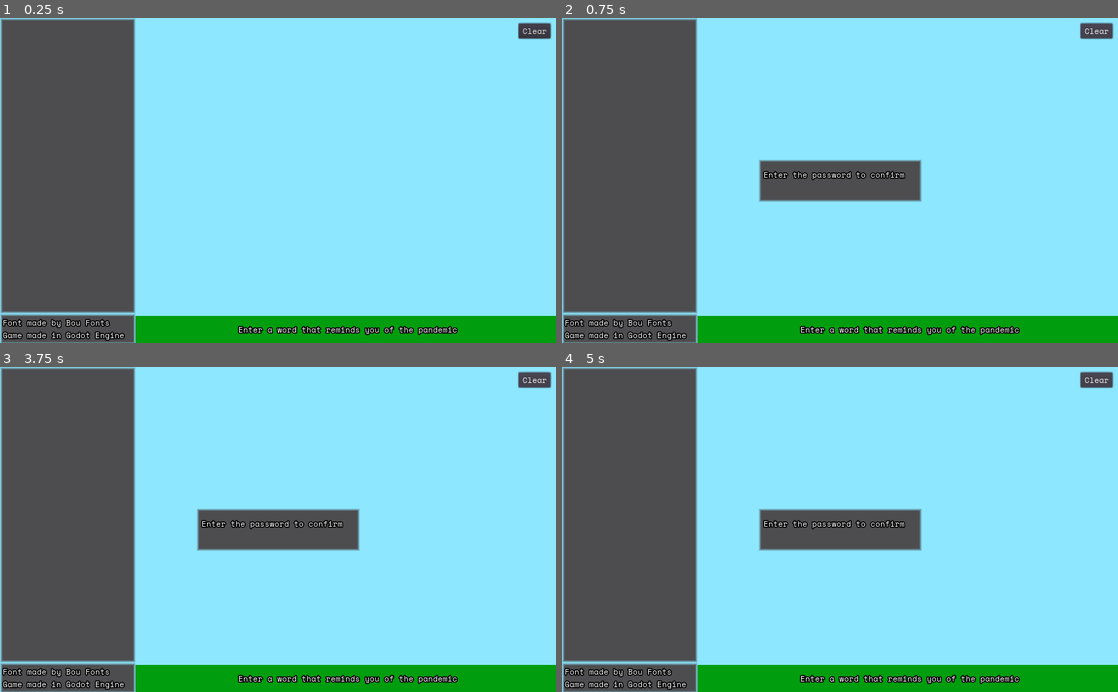
Above: before the commit, frames 1-4 (two rows, left to right).
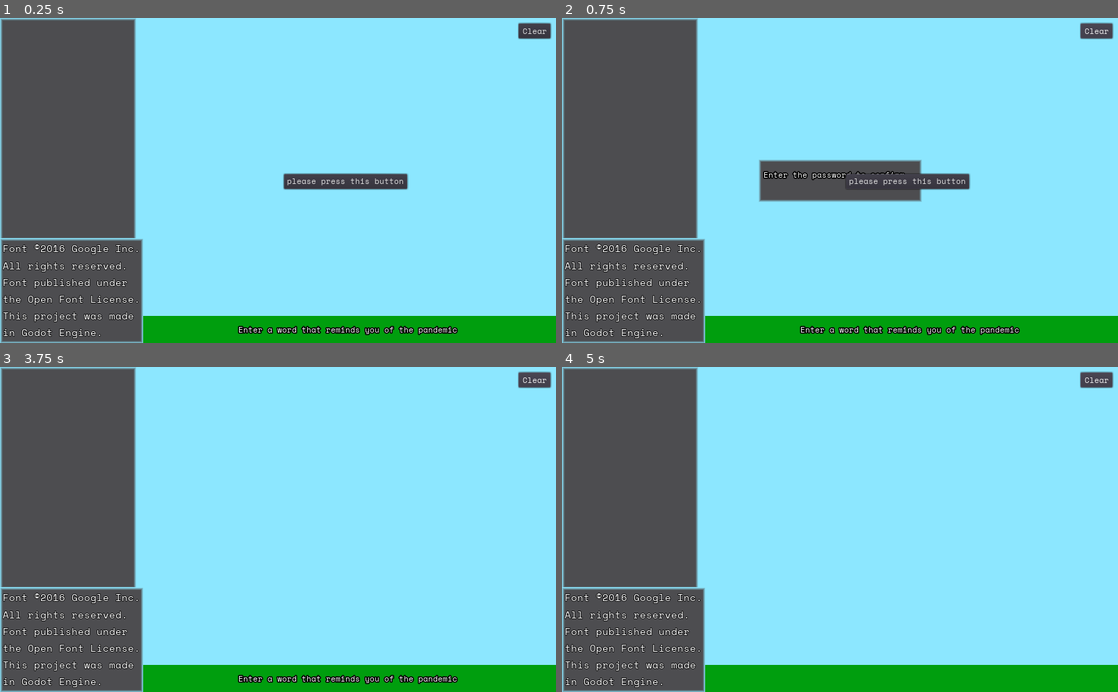
Above: after the commit, the same moments.

Repository: the-alex-g/CornerstoneCompo2022
Game: Godot game, scene res://Main.tscn
The game is run twice, just before and just after one commit, with the same random seed, the same clock (stepped at 60 frames per second) and the same inputs.
Inputs (mouse positions are in pixels of both pictures, inside the frame that each line leads up to):
- Up to frame 1 (0.25 s): no input
- Up to frame 2 (0.75 s): click "Clear" at 0.5 s
- Up to frame 3 (3.75 s): click (344, 529) at 1.25 s, where only the run after the commit has a clickable "please press this button"; click "Clear" at 2 s; click "Clear" at 2.75 s; tap Enter at 3.5 s
- Up to frame 4 (5 s): tap Space at 4.25 s

The runs differ from the first frame. In frame 1, 4.8% of the frame differs, in the area x 0-74%, y 0-100%; in frame 2, 4.3%; in frame 3, 7.4%; in frame 4, 8.1%, in the area x 0-83%, y 0-100%.

Commit message:
Everything else
Update license stuff
add Shift key to capitalize
Probably some other stuff too

Diff:
--- a/project/Main.gd
+++ b/project/Main.gd
@@ -3,7 +3,8 @@
 const SCANCODE_ALPHABET := {32:" ", 65:"a", 66:"b", 67:"c", 68:"d", 69:"e", 70:"f", 71:"g", 72:"h", 73:"i", 74:"j", 75:"k", 76:"l", 77:"m", 78:"n", 79:"o", 80:"p", 81:"q", 82:"r", 83:"s", 84:"t", 85:"u", 86:"v", 87:"w", 88:"x", 89:"y", 90:"z"}
 const ENTER := 16777221
 const BACKSPACE := 16777220
-const SPACES_PER_CHAR := "  "
+const SHIFT := 16777237
+const SPACES_PER_CHAR := " "
 const TIME_PER_CHAR := 0.3
 const PASSWORD := "gforce"
 const MESSAGE := "Enter a word that reminds you of the pandemic"
@@ -20,6 +21,7 @@
 var _background_sequence := []
 var _password_mode := false
 var _password := ""
+var _shift_down := false
 
 onready var _text_display = $TextDisplay as Label
 onready var _word_list = $WordList as RichTextLabel
@@ -59,10 +61,12 @@
 
 func _input(event:InputEvent)->void:
 	if event is InputEventKey:
+		var scancode = event.scancode
 		if event.is_pressed():
-			var scancode = event.scancode
 			if SCANCODE_ALPHABET.keys().has(scancode):
-				var letter = SCANCODE_ALPHABET[scancode] as String
+				var letter : String = SCANCODE_ALPHABET[scancode]
+				if _shift_down:
+					letter = letter.capitalize()
 				if _password_mode:
 					_password += letter
 					_password_field.text = _password
@@ -77,7 +81,6 @@
 				if _password_mode:
 					_password.erase(_password.length() - 1, 1)
 					_password_field.text = _password
-					print(_password)
 				else:
 					_word_being_typed.erase(_word_being_typed.length() - 1, 1)
 					if _word_being_typed.length() > 0:
@@ -85,12 +88,21 @@
 					else:
 						_text_display.text = MESSAGE
 
+			if scancode == SHIFT:
+				_shift_down = true
+
+		else:
+			if scancode == SHIFT:
+				_shift_down = false
+
 
 func _submit_word()->void:
 	if _password_mode:
-		if _password == PASSWORD:
+		if _password.to_lower() == PASSWORD:
 			_clear()
 			_password_button.focus_mode = Control.FOCUS_CLICK
+		else:
+			_hide_password()
 	else:
 		if _clear_timer.is_stopped() and not _is_clearing:
 			_clear_timer.start()
@@ -108,15 +120,23 @@
 
 
 func _clear()->void:
+	_character_index = 0
+	_character_counter = 0
+	_clear_timer.stop()
+	_word_list.text = ""
+	_scrolling_array.empty()
+	_all_words = ""
+	_words_entered.clear()
+	_foreground.text = ""
+	_background.text = ""
+	_midground.text = ""
+	_hide_password()
+
+
+func _hide_password()->void:
 	_popup.visible = false
 	_password = ""
 	_password_field.text = ""
-	_word_list.text = ""
-	_scrolling_array.empty()
-	_all_words = ""
-	_foreground.text = ""
-	_background.text = ""
-	_midground.text = ""
 	_password_mode = false
 
 
@@ -205,3 +225,7 @@
 	_popup.visible = true
 	_password_mode = true
 	_password_button.focus_mode = Control.FOCUS_NONE
+
+
+func _on_SplashButton_pressed()->void:
+	$SplashButton.hide()
--- a/project/Main.tscn
+++ b/project/Main.tscn
@@ -1,8 +1,9 @@
-[gd_scene load_steps=4 format=2]
+[gd_scene load_steps=5 format=2]
 
 [ext_resource path="res://Main.gd" type="Script" id=1]
 [ext_resource path="res://theme.tres" type="Theme" id=2]
 [ext_resource path="res://DisplayStyle.tres" type="StyleBox" id=3]
+[ext_resource path="res://Fonts/Large.tres" type="DynamicFont" id=4]
 
 [node name="Main" type="Control"]
 anchor_right = 1.0
@@ -43,7 +44,7 @@
 }
 
 [node name="Background" type="Label" parent="CityContainer"]
-modulate = Color( 0.282353, 0.282353, 0.282353, 1 )
+modulate = Color( 0.2, 0.235294, 0.247059, 1 )
 anchor_right = 1.0
 anchor_bottom = 1.0
 margin_bottom = -50.0
@@ -53,11 +54,14 @@
 }
 
 [node name="Midground" type="Label" parent="CityContainer"]
-modulate = Color( 0.482353, 0.482353, 0.482353, 1 )
+modulate = Color( 0.619608, 0.52549, 0.52549, 1 )
 anchor_right = 1.0
 anchor_bottom = 1.0
 margin_bottom = -50.0
 valign = 2
+__meta__ = {
+"_edit_use_anchors_": false
+}
 
 [node name="Foreground" type="Label" parent="CityContainer"]
 anchor_right = 1.0
@@ -70,8 +74,8 @@
 
 [node name="WordList" type="RichTextLabel" parent="."]
 anchor_bottom = 1.0
-margin_right = 250.0
-margin_bottom = -54.0
+margin_right = 251.0
+margin_bottom = -190.0
 custom_styles/focus = ExtResource( 3 )
 custom_styles/normal = ExtResource( 3 )
 __meta__ = {
@@ -81,11 +85,16 @@
 [node name="Credits" type="Label" parent="."]
 anchor_top = 1.0
 anchor_bottom = 1.0
-margin_top = -54.0
-margin_right = 250.0
+margin_top = -193.0
+margin_right = 252.0
+custom_fonts/font = ExtResource( 4 )
 custom_styles/normal = ExtResource( 3 )
-text = "Font made by Bou Fonts
-Game made in Godot Engine"
+text = "Font ©2016 Google Inc.
+All rights reserved.
+Font published under
+the Open Font License.
+This project was made
+in Godot Engine."
 __meta__ = {
 "_edit_use_anchors_": false
 }
@@ -164,6 +173,22 @@
 "_edit_use_anchors_": false
 }
 
+[node name="SplashButton" type="Button" parent="."]
+anchor_left = 0.5
+anchor_top = 0.5
+anchor_right = 0.5
+anchor_bottom = 0.5
+margin_left = 13.0
+margin_top = -12.0
+margin_right = 237.0
+margin_bottom = 12.0
+grow_horizontal = 2
+text = "please press this button"
+__meta__ = {
+"_edit_use_anchors_": false
+}
+
 [connection signal="timeout" from="AdvanceStringTimer" to="." method="_on_AdvanceStringTimer_timeout"]
 [connection signal="timeout" from="ClearTimer" to="." method="_on_ClearTimer_timeout"]
 [connection signal="pressed" from="Button" to="." method="_on_Button_pressed"]
+[connection signal="pressed" from="SplashButton" to="." method="_on_SplashButton_pressed"]
